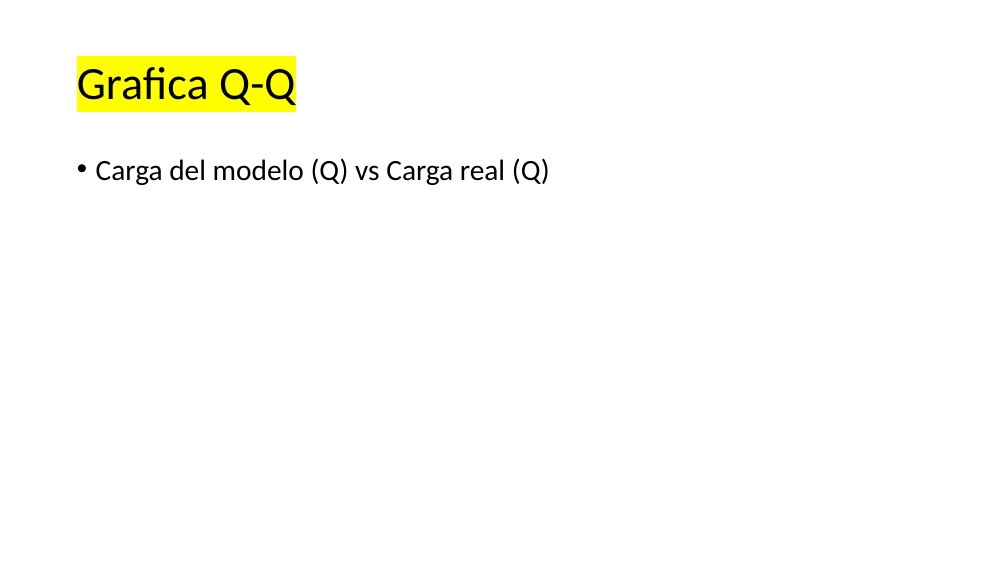
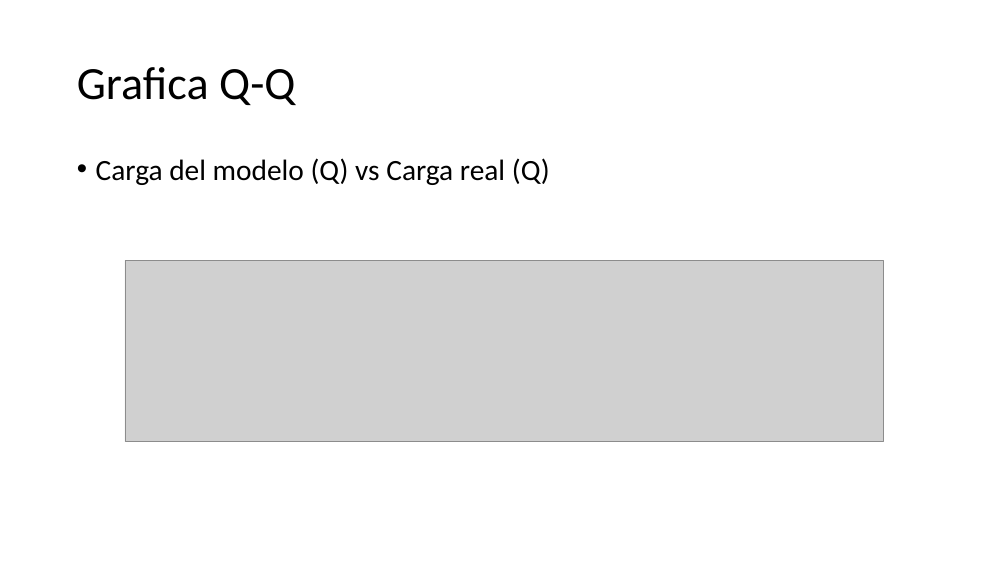
Before and after one commit to robgaray/EESIA_Consumo_Analisis_Datos_2021, a slide deck: slide 20 of 1_Presentaciones/Sesion_3_Practica.pptx. Drawn at 1008x567 pixels with LibreOffice and Linux fonts; fonts in the diff are those of the drawing; grey boxes stand for pictures; background and template pictures are left out. Boxes give left, top, right and bottom in pixels: in the first picture for what was removed or moved away, otherwise in the second. Text is boxed around its words. In the diff, an @@ line names an element or a change of style, - is before the commit and + after.

```diff
--- a/1_Presentaciones/Sesion_3_Practica.pptx
+++ b/1_Presentaciones/Sesion_3_Practica.pptx
@@ title "Grafica Q-Q" at bbox=[77, 67, 295, 105]: highlight #FFFF00 to none @@
@@ picture added at bbox=[125, 260, 883, 442] @@
```
Also in this commit, not shown: 3 other slides changed, 6 slides added, 3 slides removed, 3 other files.
